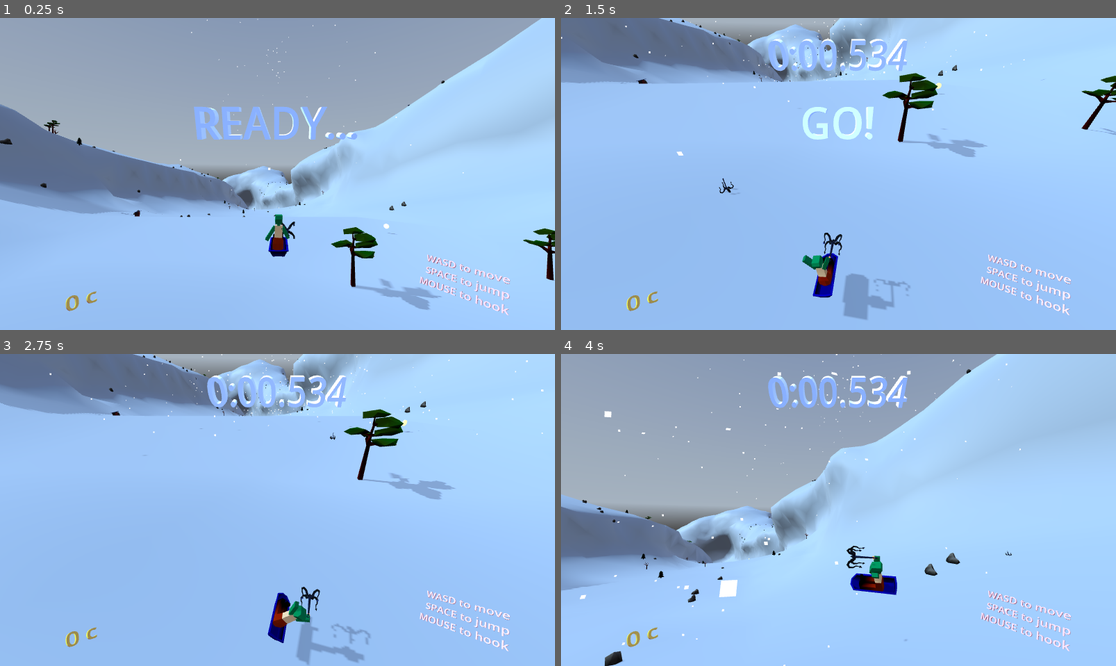
Above: before the commit, frames 1-4 (two rows, left to right).
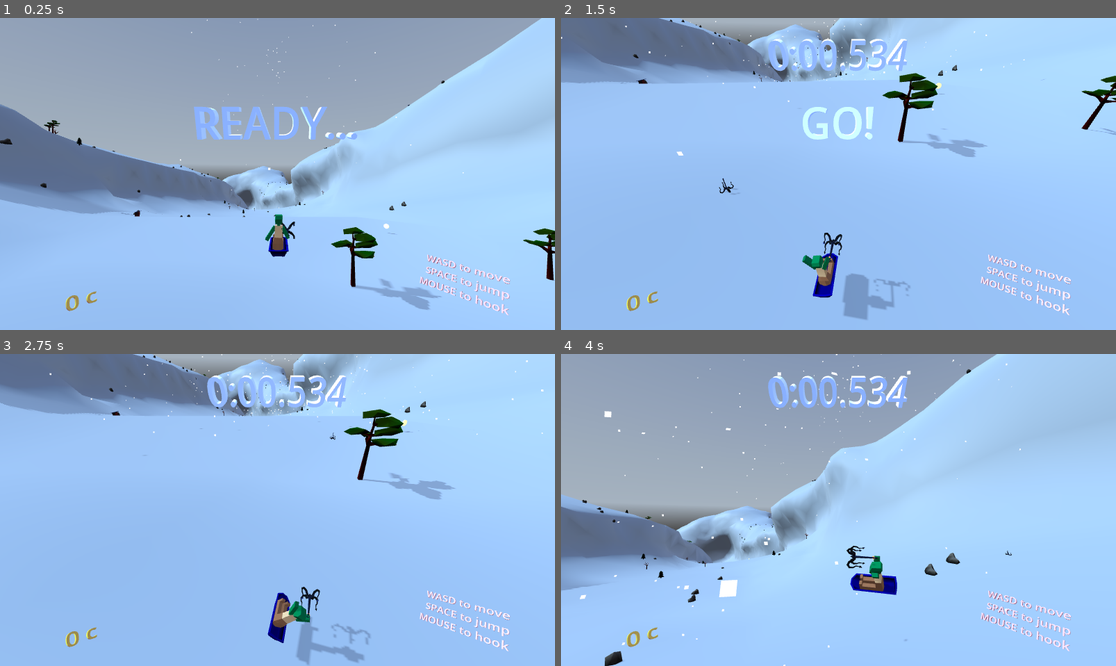
Above: after the commit, the same moments.

Repository: tokkoro/ggj24-sled
Game: Godot game, scene res://tomi_testaa/level_loader_scene.tscn
Two runs of this game, one before a commit and one after it. Both use one fixed random seed, a clock stepped at 60 frames per second and the inputs below. A sky picture missing from this copy of the repository is replaced by a grey-blue gradient.
Inputs (mouse positions are in pixels of both pictures, inside the frame that each line leads up to):
- Up to frame 1 (0.25 s): no input
- Up to frame 2 (1.5 s): tap Enter at 0.5 s; move the mouse to (960, 158) at 0.52 s; hold Right (turn_right) 0.53-1.28 s; hold G 0.53-1.28 s; click (960, 158) at 0.67 s; tap Space (jump) at 0.77 s; move the mouse to (727, 189) at 1.27 s; hold Left (turn_left) from 1.28 s (still down); tap Down (break) at 1.35 s
- Up to frame 3 (2.75 s): tap Space (jump) at 1.52 s; tap G at 1.55 s; move the mouse to (333, 441) at 2.02 s; release Left (turn_left) at 2.03 s; hold Right (turn_right) from 2.03 s (still down); hold G from 2.03 s (still down)
- Up to frame 4 (4 s): move the mouse to (810, 572) at 2.77 s; release Right (turn_right) at 2.78 s; release G at 2.78 s; hold Up (accelerate) 2.78-3.53 s; tap Shift at 2.85 s; click (810, 572) at 2.92 s; tap Space (jump) at 3.02, 3.77 s; tap G at 3.05, 3.8 s; move the mouse to (1005, 556) at 3.52 s; hold Left (turn_left) from 3.53 s (still down); hold Ctrl from 3.53 s (still down)

The runs differ from the first frame. In frame 1, less than 0.1% of the frame differs, in the area x 7-52%, y 34-75%; in frame 2, 0.1%; in frame 3, 0.2%; in frame 4, 0.2%, in the area x 15-82%, y 52-77%.

Commit message:
Revert broken victory cheat.

Diff:
--- a/godot_project/sled/sled.gd
+++ b/godot_project/sled/sled.gd
@@ -50,9 +50,6 @@
 		if not camera:
 			camera = get_viewport().get_camera_3d()
 		camera.force_move()
-
-	if Engine.is_editor_hint() and Input.is_key_pressed(KEY_G):
-		on_victory()
 
 	var n = ground_ray_for_normal.get_collision_normal()
 	var xform = align_with_y(sled_mesh.global_transform, n)
